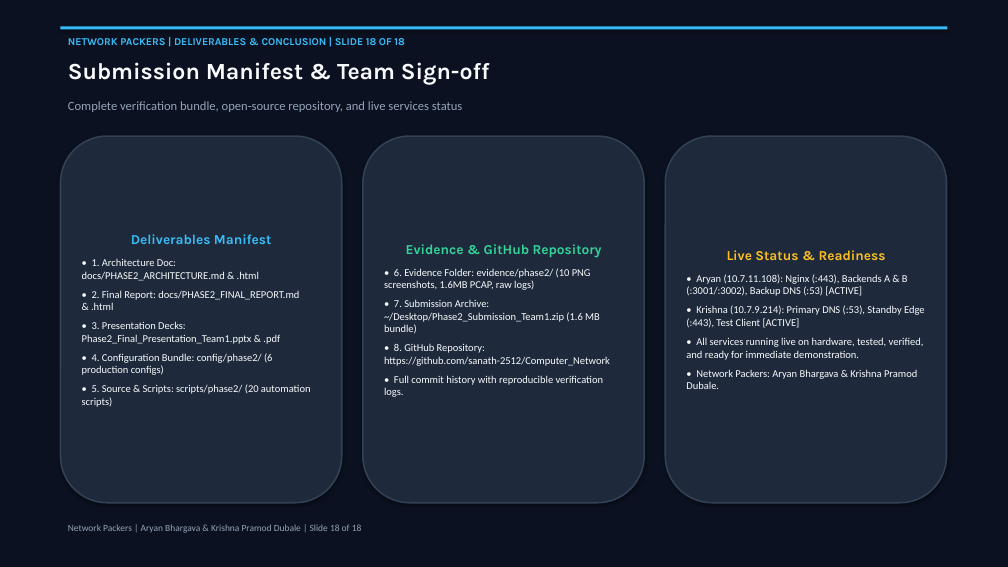
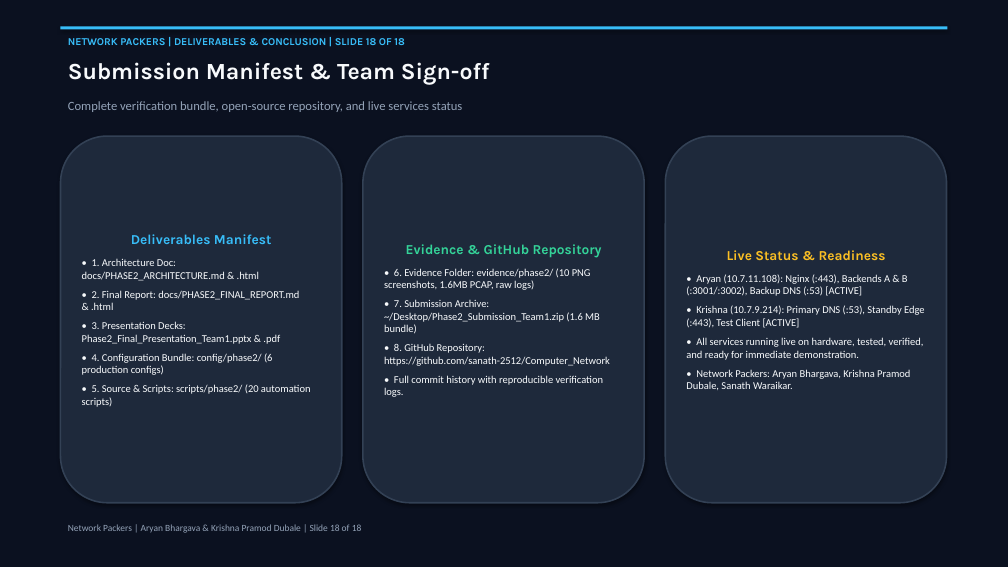
Before and after one commit to sanath-2512/Computer_Network, a slide deck: slide 18 of docs/Phase2_Final_Presentation_Team1.pptx. Drawn at 1008x567 pixels with LibreOffice and Linux fonts; fonts in the diff are those of the drawing. Boxes give left, top, right and bottom in pixels: in the first picture for what was removed or moved away, otherwise in the second. Text is boxed around its words. In the diff, an @@ line names an element or a change of style, - is before the commit and + after.

```diff
--- a/docs/Phase2_Final_Presentation_Team1.pptx
+++ b/docs/Phase2_Final_Presentation_Team1.pptx
@@ text in rounded rectangle at bbox=[686, 369, 910, 390]: text changed @@
-• Network Packers: Aryan Bhargava & Krishna Pramod Dubale.
+• Network Packers: Aryan Bhargava, Krishna Pramod Dubale, Sanath Waraikar.
```
Also in this commit, not shown: 3 other slides changed, 20 other files.
